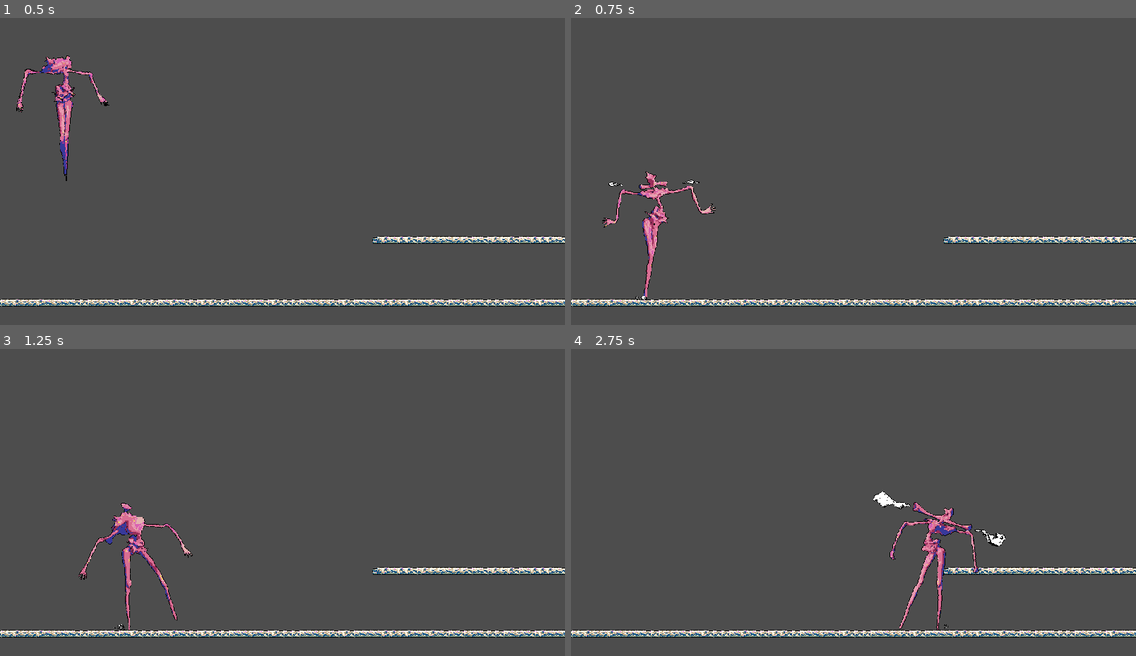
Above: before the commit, frames 1-4 (two rows, left to right).
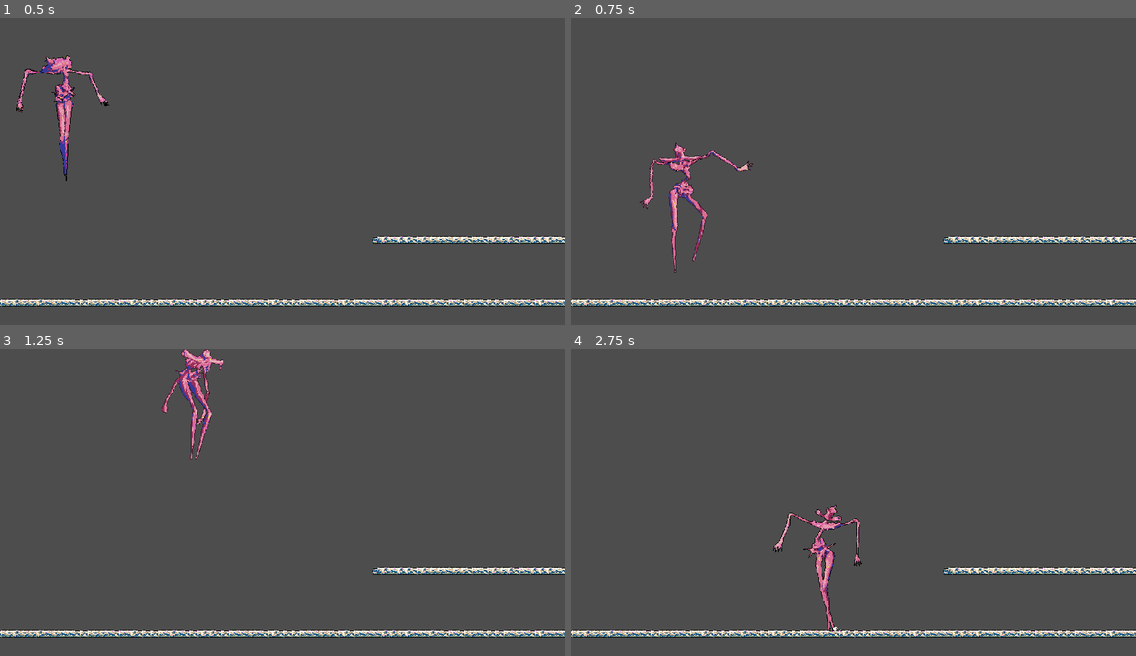
Above: after the commit, the same moments.

Repository: rt12t/bad-machine-
Game: Godot game, scene res://world.tscn
Same seed, same stepped clock (60 frames per second), same inputs: the game is played once before the commit and once after it.
Inputs:
- Up to frame 1 (0.5 s): no input
- Up to frame 2 (0.75 s): hold D (move_right) from 0.53 s (still down); hold K (jump) from 0.53 s (still down)
- Up to frame 3 (1.25 s): keep holding D (move_right); keep holding K (jump)
- Up to frame 4 (2.75 s): release K (jump) at 1.28 s; tap K (jump) at 1.35, 1.52, 1.82 s; release D (move_right) at 2.03 s; hold A (move_left) from 2.03 s (still down); hold K (jump) from 2.03 s (still down)

Frame 1 is identical in both runs. In frame 2, 2.1% of the frame differs, in the area x 5-33%, y 40-92%; in frame 3, 2.3%; in frame 4, 2.6%, in the area x 35-77%, y 46-92%.

Commit message:
郊狼跳，落地预判可实现

Diff:
--- a/724new/player.gd
+++ b/724new/player.gd
@@ -1,7 +1,8 @@
 extends CharacterBody2D
 
 const  RUN_SPEED := 400
-const  ACCELERATION := RUN_SPEED / 0.8
+const  FLLOR_ACCELERATION := RUN_SPEED / 0.8
+const  AIR_ACCELERATION := RUN_SPEED /0.1
 const JUMP_VELOCITY := -1100
 const gravity = 2000
 
@@ -20,11 +21,12 @@
 
 func _physics_process(delta: float) -> void:
 	var direction := Input.get_axis("move_left","move_right")
-	velocity.x = move_toward(velocity.x, direction * RUN_SPEED, ACCELERATION * delta)
+	var acceleration := FLLOR_ACCELERATION if is_on_floor() else AIR_ACCELERATION
+	velocity.x = move_toward(velocity.x, direction * RUN_SPEED, acceleration * delta)
 	velocity.y += gravity * delta
 
 	var can_jump := is_on_floor() or coyote_timer.time_left > 0
-	var should_jump := can_jump and Input.is_action_just_pressed("jump")
+	var should_jump = can_jump and jump_request_timer.time_left > 0#Input.is_action_just_pressed("jump")
 	if should_jump:
 		velocity.y = JUMP_VELOCITY
 		coyote_timer.stop()
--- a/724new/player.tscn
+++ b/724new/player.tscn
@@ -282,7 +282,7 @@
 }
 
 [node name="JumpRequestTimer" type="Timer" parent="."]
-wait_time = 0.3
+wait_time = 0.2
 one_shot = true
 
 [node name="Coyote Timer" type="Timer" parent="."]
